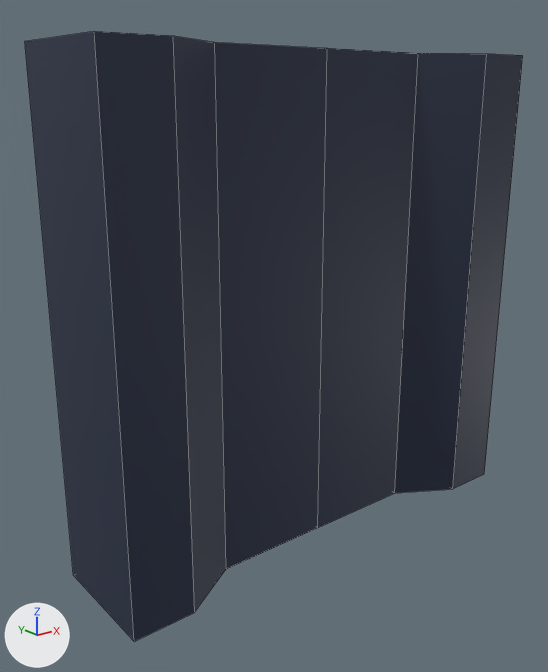
An edit to the Blender file assets/env/space_station/wall_thin-middle.blend, drawn before and after from the same camera.
Before and after are seen from a 50 mm camera at (-4.03, -4.61, 1.65) aimed at (-0.25, 0.11, -0.24). Every picture has the same lights, and +X, +Y and +Z are marked at lower left. Mesh edges are drawn as thin lines.

Before the edit, the objects in view are built like this:
```python
me_cube_001 = bpy.data.meshes.new('Cube.001')
me_cube_001.from_pydata(...)  # 28 vertices, 26 faces; spans x -2.0..2.0, y -0.5..0.5, z -2.0..2.0
me_cube_001.materials.append(mat_basemat)  # dark blue #222c44
ob_base_col = bpy.data.objects.new('Base-col', me_cube_001)
ob_base_col.location = (0.0, 0.0, 0.0)
```
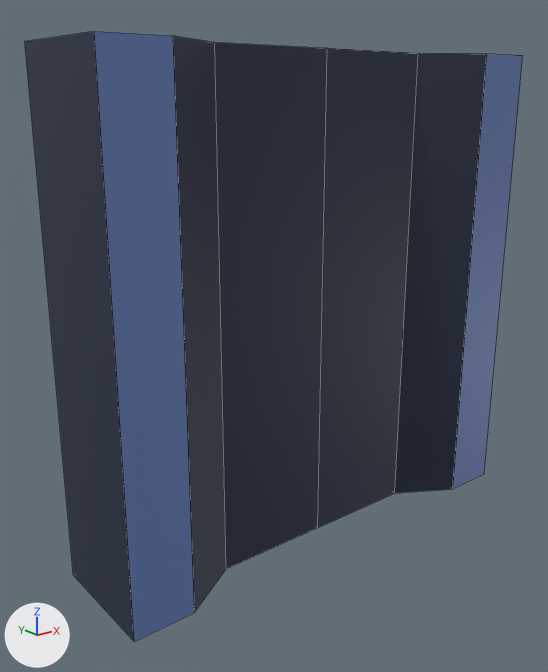
Where the change shows, as pixel boxes (x1, y1, x2, y2) in the pictures (548 x 672 px):
```json
{"part": 1, "of": "me_cube_001", "change": "recoloured", "before": [94, 31, 194, 641], "after": [94, 31, 194, 641]}
{"part": 2, "of": "me_cube_001", "change": "recoloured", "before": [453, 54, 523, 489], "after": [453, 54, 523, 489]}
```

Scene script edits in JSON lines:
```json
{"op": "add", "block": "mat_lightcolormat", "code": ["mat_lightcolormat = principled_material('LightColorMat')", "mat_lightcolormat.base_color = (0.138, 0.22, 0.503)  # blue #6881bc"]}
{"block": "me_cube_001", "where": "me_cube_001.from_pydata(...)  # 28 vertices, 26 faces; spans x -2.0..2.0, y -0.5..0.5, z -2.0..2.0"}
{"block": "me_cube_001", "where": "# used by ob_base_col; location = (0.0, 0.0, 0.0)"}
{"block": "me_cube_001", "change": "me_cube_001 part 1: all 2 faces centred in x -1.75, y -0.5..0.5, z 0.0 switch from mat_basemat (dark blue #222c44) to mat_lightcolormat (blue #6881bc)"}
{"block": "me_cube_001", "change": "me_cube_001 part 2: all 2 faces centred in x 1.75, y -0.5..0.5, z 0.0 switch from mat_basemat (dark blue #222c44) to mat_lightcolormat (blue #6881bc)"}
```
